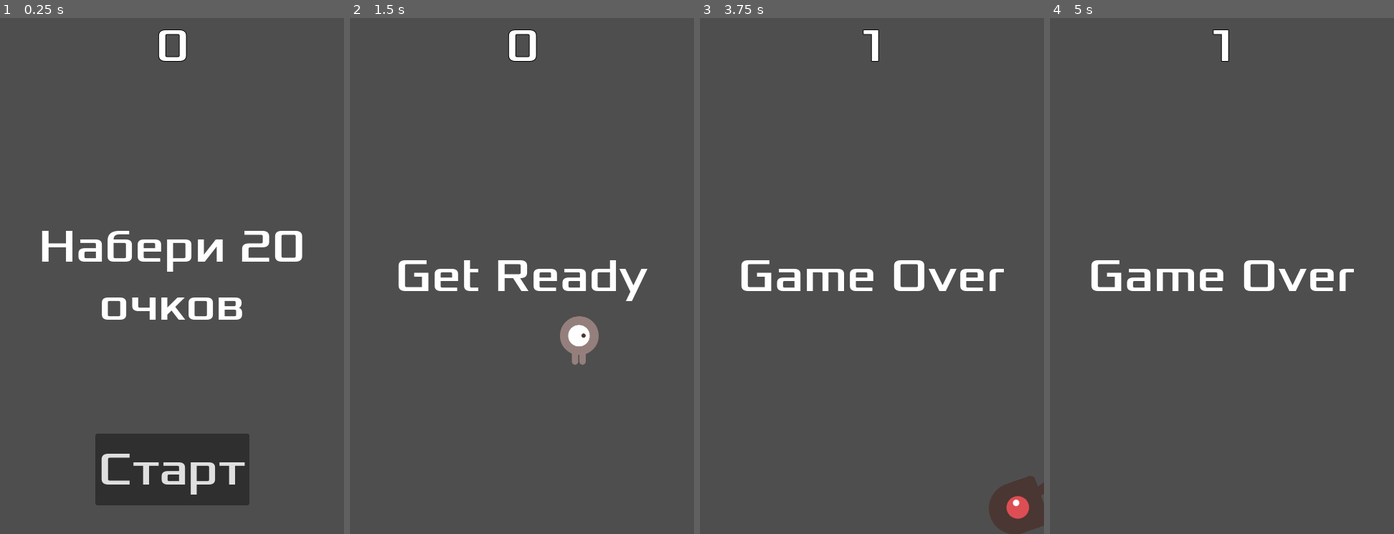
Above: before the commit, frames 1-4 (left to right).
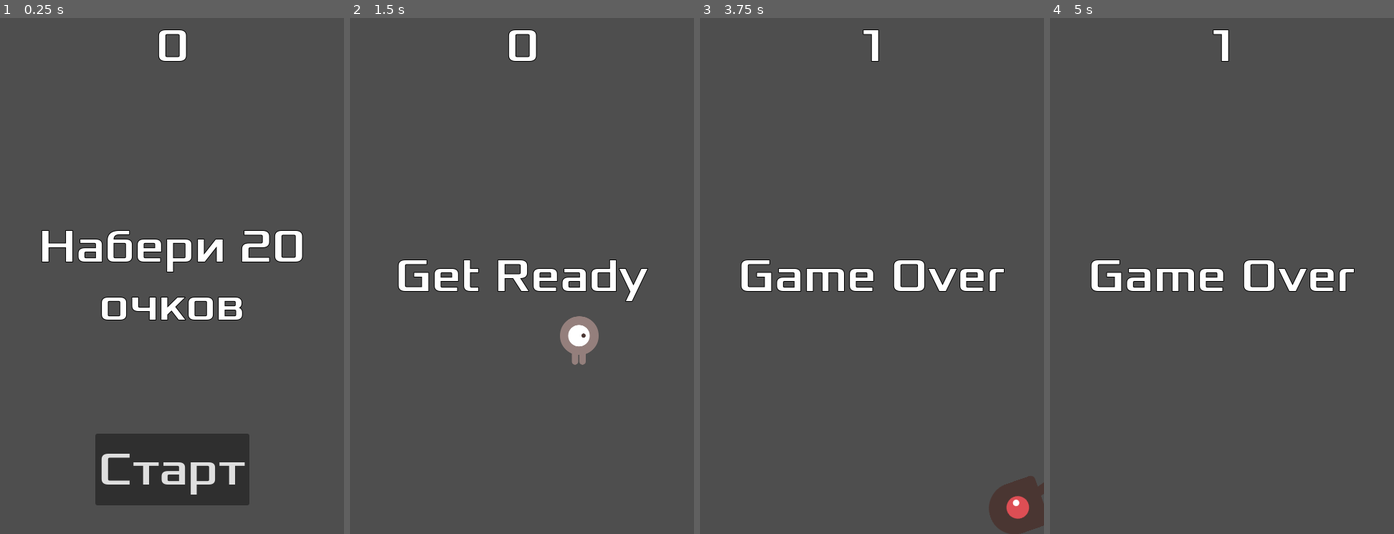
Above: after the commit, the same moments.

Repository: Normist300/training-2d-docs-project
Game: Godot game, scene res://main.tscn
Two runs of this game, one before a commit and one after it. Both use one fixed random seed, a clock stepped at 60 frames per second and the inputs below.
Inputs:
- Up to frame 1 (0.25 s): no input
- Up to frame 2 (1.5 s): click "Старт" at 0.5 s; tap Enter at 1.25 s; hold D (move_right) from 1.28 s (still down)
- Up to frame 3 (3.75 s): release D (move_right) at 2.03 s; hold S (move_down) 2.03-2.78 s; hold D (move_right) 2.78-3.53 s; hold W (move_up) from 3.53 s (still down)
- Up to frame 4 (5 s): release W (move_up) at 4.28 s; hold A (move_left) from 4.28 s (still down)

The runs differ from the first frame. In frame 1, 1.0% of the frame differs, in the area x 12-89%, y 41-59%; in frame 2, 0.6%; in frame 3, 0.6%; in frame 4, 0.6%.

Commit message:
всё работает

Diff:
--- a/hud.tscn
+++ b/hud.tscn
@@ -2,12 +2,7 @@
 
 [ext_resource type="Script" uid="uid://dsuca1d4xcck5" path="res://hud.gd" id="1_64ctp"]
 [ext_resource type="FontFile" uid="uid://c72ujtremdqfc" path="res://fonts/Xolonium-Regular.ttf" id="2_8sq4i"]
-
-[sub_resource type="LabelSettings" id="LabelSettings_64ctp"]
-font = ExtResource("2_8sq4i")
-font_size = 64
-outline_size = 4
-outline_color = Color(0, 0, 0, 1)
+[ext_resource type="LabelSettings" uid="uid://bok3715wtlu2f" path="res://fonts/new_label_settings.tres" id="3_8sq4i"]
 
 [node name="HUD" type="CanvasLayer"]
 script = ExtResource("1_64ctp")
@@ -23,7 +18,7 @@
 theme_override_fonts/font = ExtResource("2_8sq4i")
 theme_override_font_sizes/font_size = 64
 text = "0"
-label_settings = SubResource("LabelSettings_64ctp")
+label_settings = ExtResource("3_8sq4i")
 horizontal_alignment = 1
 
 [node name="Message" type="Label" parent="."]
@@ -42,6 +37,7 @@
 theme_override_fonts/font = ExtResource("2_8sq4i")
 theme_override_font_sizes/font_size = 64
 text = "Набери 20 очков"
+label_settings = ExtResource("3_8sq4i")
 horizontal_alignment = 1
 vertical_alignment = 1
 autowrap_mode = 2
